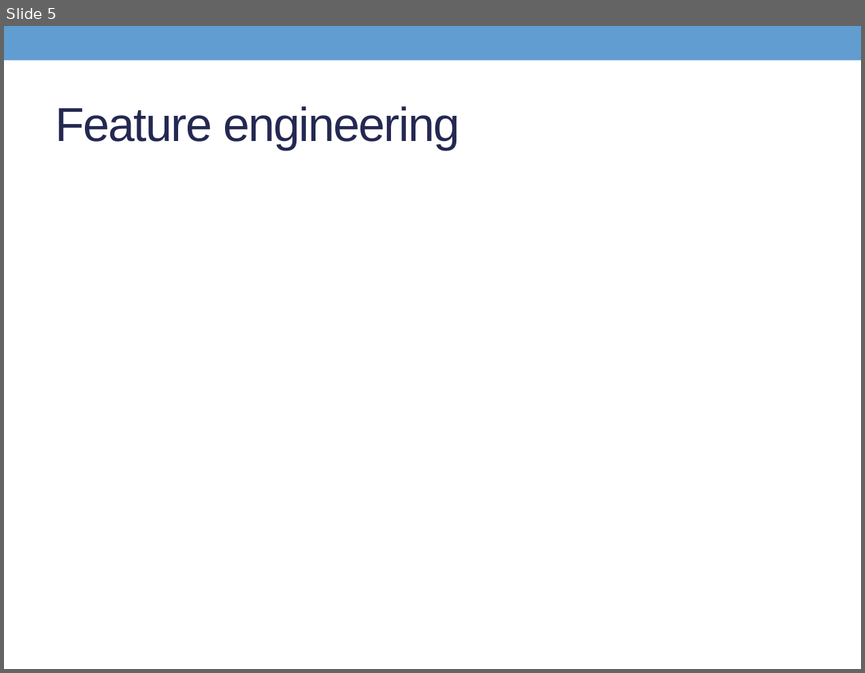
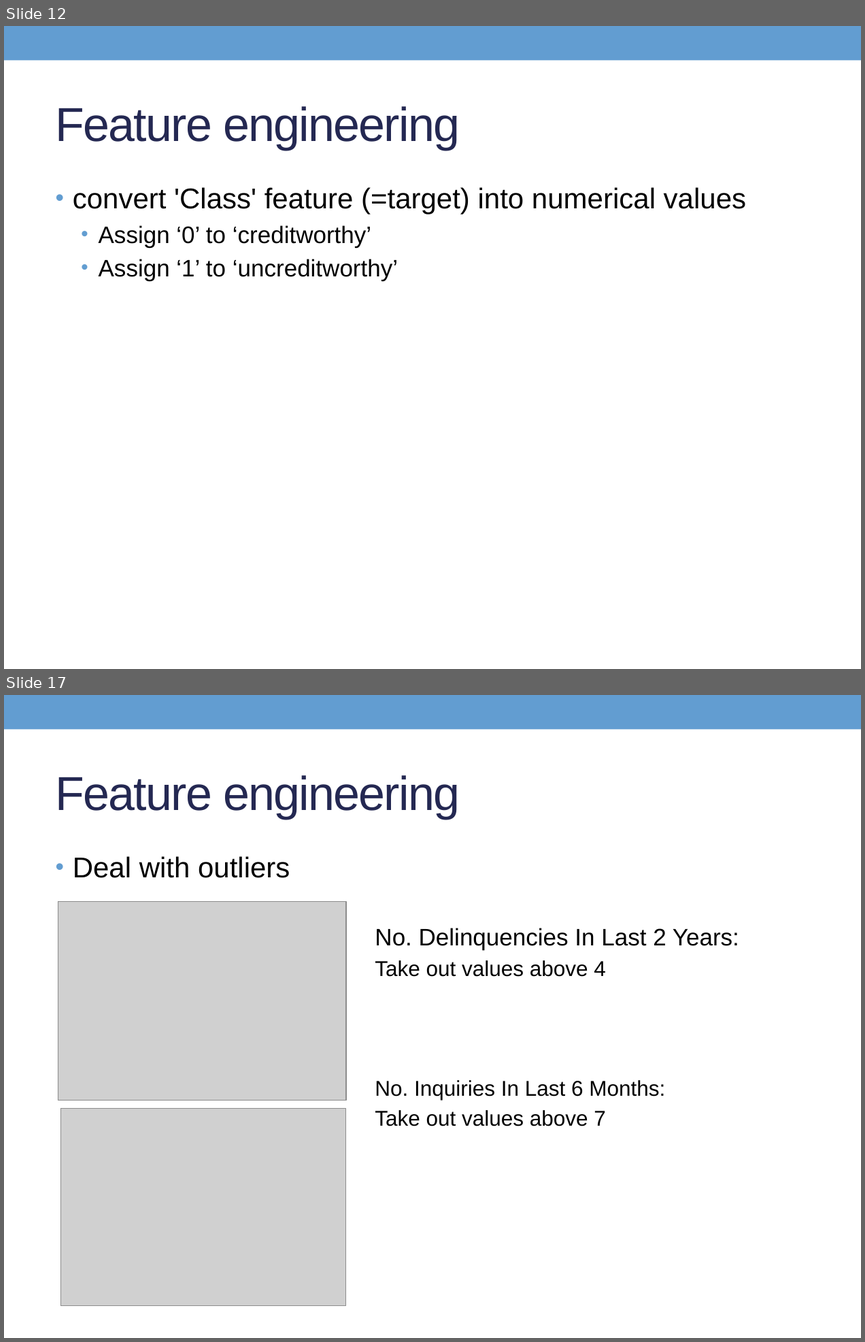
Before and after one commit to Son17/Data-Science-Projects, a slide deck: LG presentation.pptx. Shown one above the other, each under a label of ours: slide 5 before the commit, slides 12 and 17 after it; the slides between them are not shown. The pictures are 865x673 and 865x1342 pixels, drawn with LibreOffice and Linux fonts; fonts in the diff are those of the drawing; grey boxes stand for pictures. Boxes give left, top, right and bottom in pixels: in the first picture for what was removed or moved away, otherwise in the second. Text is boxed around its words. In the diff, an @@ line names an element or a change of style, - is before the commit and + after.

```diff
--- a/LG presentation.pptx
+++ b/LG presentation.pptx
@@ slide 17 added at [4,695,861,1338], background #FFFFFF; not listed: 1 template element that a slide beside it also shows @@
@@ title added at [56,775,460,819], 40 pt, text #242852 @@
+Feature engineering
@@ text added at [73,856,739,1126], 18 pt, text #000000 @@
+• Deal with outliers
+  No. Delinquencies In Last 2 Years:
+    Take out values above 4
+    No. Inquiries In Last 6 Months:
+    Take out values above 7
@@ picture added at [58,902,346,1100] @@
@@ picture added at [60,1108,346,1305] @@
@@ what was slide 5 is now slide 12 @@
@@ slide 12 changed as well @@
@@ text added at [73,187,746,281], 20 pt, text #000000 @@
+• convert 'Class' feature (=target) into numerical values
+  • Assign ‘0’ to ‘creditworthy’
+  • Assign ‘1’ to ‘uncreditworthy’
```
Also in this commit, not shown: 4 other slides changed, 22 other slides added, 3 slides removed.
